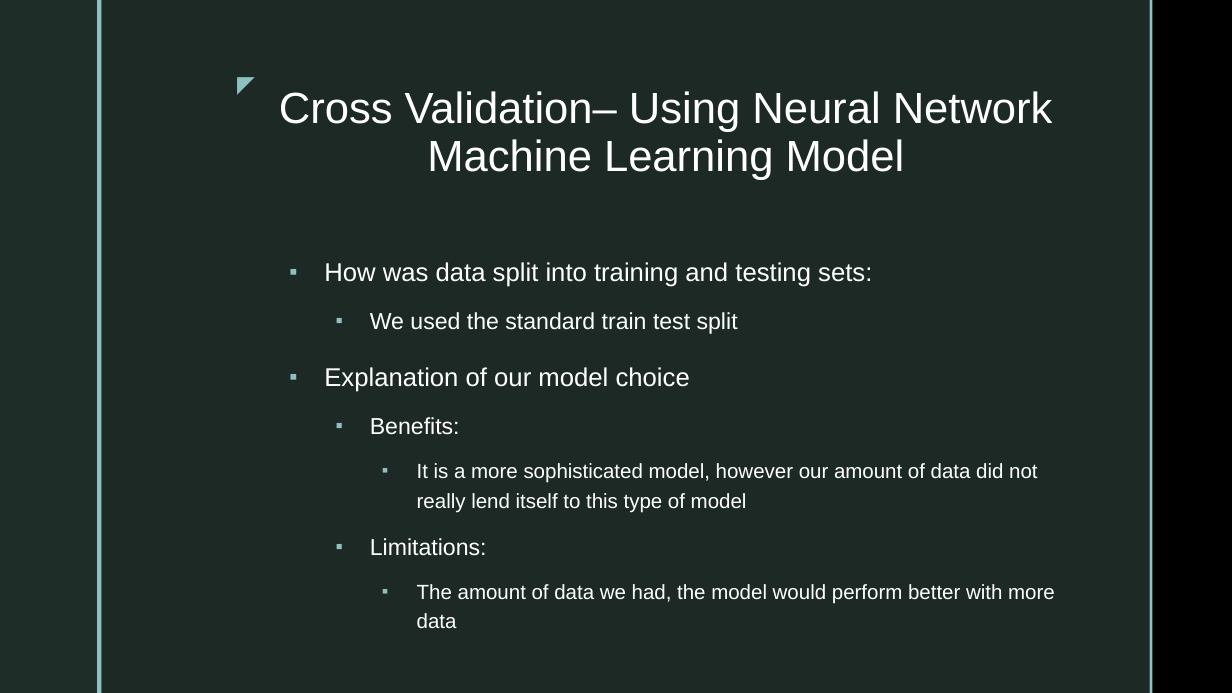
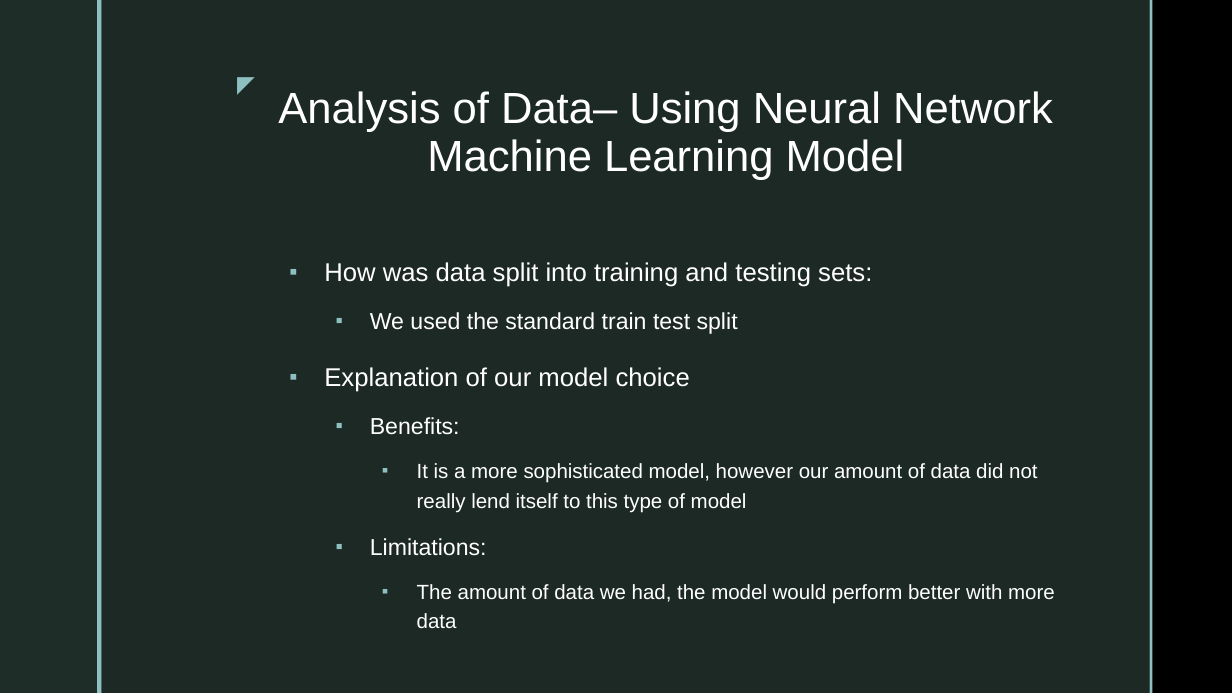
Before and after one commit to Sirius0531/final_project, a slide deck: slide 8 of 2nd Segment Project Deliverable/Deliverable2_Storyboard.pptx. Drawn at 1232x693 pixels with LibreOffice and Linux fonts; fonts in the diff are those of the drawing; background and template pictures are left out. Boxes give left, top, right and bottom in pixels: in the first picture for what was removed or moved away, otherwise in the second. Text is boxed around its words. In the diff, an @@ line names an element or a change of style, - is before the commit and + after.

```diff
--- a/2nd Segment Project Deliverable/Deliverable2_Storyboard.pptx
+++ b/2nd Segment Project Deliverable/Deliverable2_Storyboard.pptx
@@ title at (278,91,1053,180): text changed @@
-Cross Validation– Using Neural Network
-Machine Learning Model
+Analysis of Data– Using Neural Network
+Machine Learning Model
```
Also in this commit, not shown: 1 other slide changed, 14 other files.
